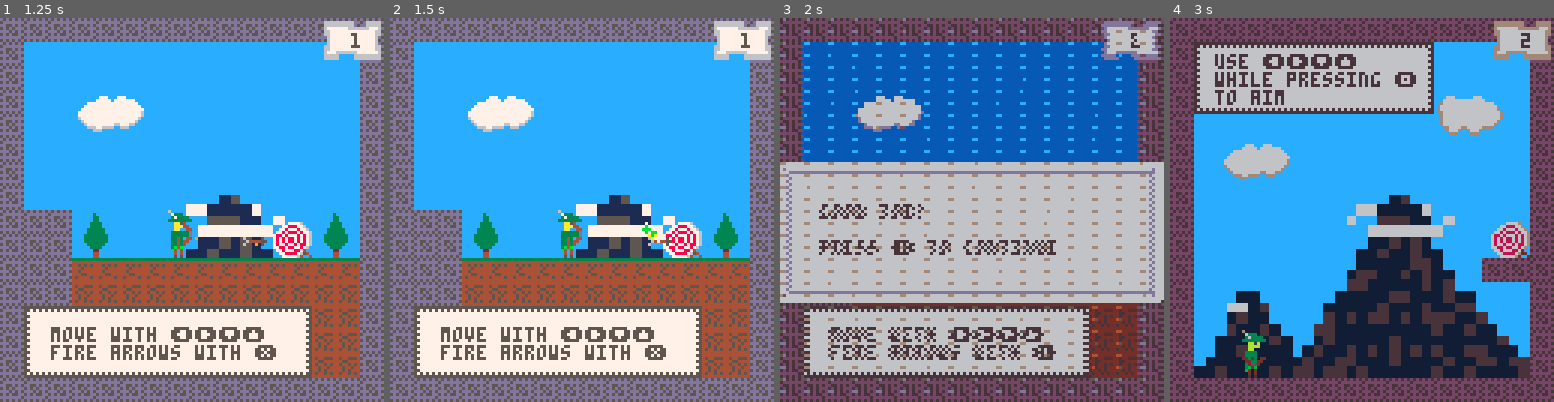
Above: before the commit, frames 1-4 (left to right).
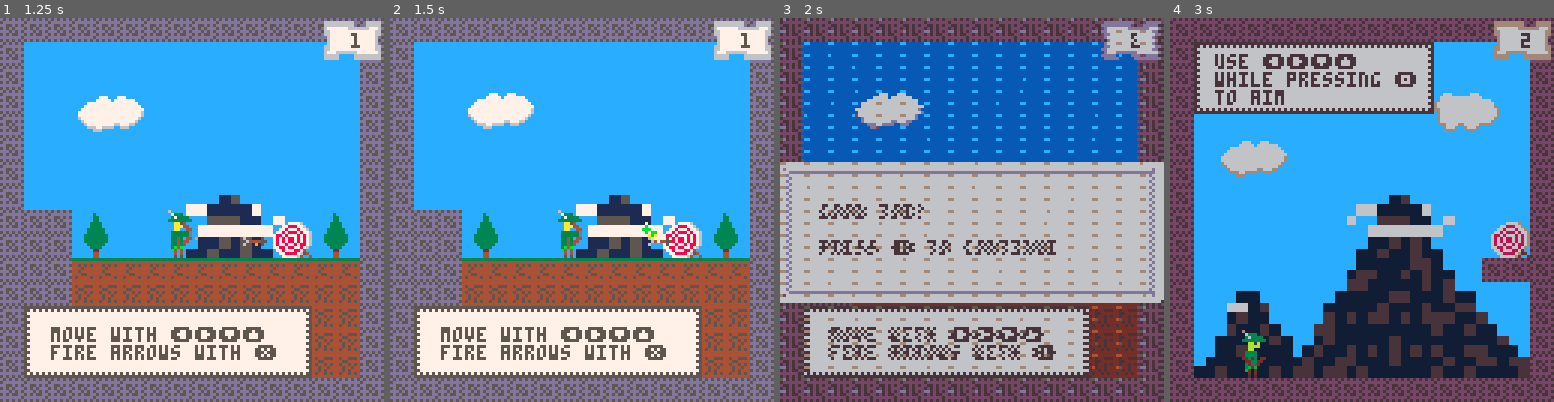
Above: after the commit, the same moments.

Repository: tupini07/games
Game: PICO-8 cartridge marksman-p/marksman.p8
The game is run twice, just before and just after one commit, with the same random seed, the same clock (stepped at 60 frames per second) and the same inputs.
Inputs:
- Up to frame 1 (1.25 s): tap X (X key) at 0.33, 1.07 s; tap O (Z key) at 0.7 s
- Up to frame 2 (1.5 s): no input
- Up to frame 3 (2 s): hold Right from 1.6 s (still down); tap O (Z key) at 1.7 s; tap X (X key) at 1.85 s
- Up to frame 4 (3 s): release Right at 2.1 s; tap O (Z key) at 2.1, 2.5, 2.9 s; hold Up 2.15-2.42 s; hold Right from 2.47 s (still down); tap X (X key) at 2.97 s

Frame 1 is identical in both runs. In frame 2, 0.4% of the frame differs, in the area x 20-38%, y 19-30%; in frame 3, 0.4%; in frame 4, 0.9%, in the area x 13-87%, y 19-43%.

Commit message:
animated clouds

Diff:
--- a/marksman-p/marksman.p8
+++ b/marksman-p/marksman.p8
@@ -102,6 +102,7 @@
     banner_countdown = 10
     spring.init()
     spikes.init()
+    decorations.init()
     map.replace_entities(SAVE_DATA.current_level)
     camera_utils.focus_section(SAVE_DATA.current_level)
     player.reset_for_new_level()
@@ -156,7 +157,7 @@
 end
 
 local function level_win_draw()
-    local lvl_cords = map.get_game_space_coords_for_current_lvl()
+    local lvl_cords = camera_utils.get_game_space_coords_for_current_lvl()
 
     local banner_x1 = lvl_cords.x
     local banner_y1 = lvl_cords.y + 48
@@ -183,7 +184,7 @@
 end
 
 local function level_lost_draw()
-    local lvl_cords = map.get_game_space_coords_for_current_lvl()
+    local lvl_cords = camera_utils.get_game_space_coords_for_current_lvl()
 
     local banner_x1 = lvl_cords.x
     local banner_y1 = lvl_cords.y + 48
@@ -197,7 +198,7 @@
 end
 
 local function draw_current_lvl()
-    local game_space = map.get_game_space_coords_for_current_lvl()
+    local game_space = camera_utils.get_game_space_coords_for_current_lvl()
 
     local base_x = (game_space.x + 128) - 20
     local base_y = game_space.y + 1
@@ -218,6 +219,7 @@
 
 local function update()
     particles.update()
+    decorations.update()
     if not level_done then
         player.update()
         arrow.update_all()
@@ -230,7 +232,7 @@
 local function draw()
     cls(12)
 
-    decorations.draw_background()
+    decorations.draw()
     map.draw_level_decorations()
     level_text.draw_current_level_text()
     bullseye.draw()
@@ -264,33 +266,10 @@
 local bullseye = require("entities/bullseye")
 local spring = require("entities/spring")
 local spikes = require("entities/spikes")
+local decorations = require("managers/decorations")
+local camera = require("src/camera")
 
 local sprite_flags = {solid = 0, bullseye = 1, level_text_container = 2}
-
---- @return Vector
-local function level_to_map_coords(level_num)
-    -- first we get 0 indexed coordinates for the "block" which
-    -- is the level
-
-    local cell_idx = level_num - 1
-    -- 4 rows of levels in map
-    local mapy = flr(cell_idx / 8)
-
-    --  8 levels per row
-    local mapx = cell_idx % 8
-
-    local mx = max(0, (mapx * 16))
-    local my = max(0, (mapy * 16))
-
-    return {x = mx, y = my}
-end
-
---- @return Vector
-local function get_game_space_coords_for_current_lvl()
-    local lvl_map_coords = level_to_map_coords(SAVE_DATA.current_level)
-
-    return {x = lvl_map_coords.x * 8, y = lvl_map_coords.y * 8}
-end
 
 local function cell_has_flag(flag, x, y) return fget(mget(x, y), flag) end
 
@@ -306,8 +285,8 @@
 
 local map = {
     draw_level_decorations = function()
-        local lvl_map_cords = level_to_map_coords(SAVE_DATA.current_level)
-        local game_cords = get_game_space_coords_for_current_lvl()
+        local lvl_map_cords = camera.level_to_map_coords(SAVE_DATA.current_level)
+        local game_cords = camera.get_game_space_coords_for_current_lvl()
         -- draw level text
         map(lvl_map_cords.x, lvl_map_cords.y, game_cords.x, game_cords.y, 16,
             16, 0x4)
@@ -316,8 +295,8 @@
             16, 0x0)
     end,
     draw = function()
-        local lvl_map_cords = level_to_map_coords(SAVE_DATA.current_level)
-        local game_cords = get_game_space_coords_for_current_lvl()
+        local lvl_map_cords = camera.level_to_map_coords(SAVE_DATA.current_level)
+        local game_cords = camera.get_game_space_coords_for_current_lvl()
         map(lvl_map_cords.x, lvl_map_cords.y, game_cords.x, game_cords.y, 16, 16, 0B11)
     end,
     sprite_flags = sprite_flags,
@@ -326,7 +305,7 @@
     level_to_map_coords = level_to_map_coords,
     get_game_space_coords_for_current_lvl = get_game_space_coords_for_current_lvl,
     replace_entities = function(current_level)
-        local level_block_coords = level_to_map_coords(current_level)
+        local level_block_coords = camera.level_to_map_coords(current_level)
 
         local level_x2 = level_block_coords.x + 16
         local level_y2 = level_block_coords.y + 16
@@ -363,6 +342,8 @@
                 elseif sprt == 44 then
                     spring.replace_in_map(x, y, spring.orientations.left)
                 end
+
+                decorations.replace_in_map(x, y, sprt)
             end
         end
     end
@@ -657,10 +638,143 @@
     draw = function() foreach(SPIKES, draw_spike) end
 }
 end
+package._c["managers/decorations"]=function()
+local camera = require("src/camera")
+
+local types = {cloud1 = 1, cloud2 = 2}
+local decoration_entities = {}
+local decoration_coroutines = {}
+
+local function check_cloud_sprites(mapx, mapy, top_left_sprite)
+    local tl = top_left_sprite
+    local tc = tl + 1
+    local tr = tc + 1
+    local bl = tl + 16
+    local bc = bl + 1
+    local br = bc + 1
+
+    return mget(mapx, mapy) == tl and mget(mapx + 1, mapy) == tc and
+               mget(mapx + 2, mapy) == tr and mget(mapx, mapy + 1) == bl and
+               mget(mapx + 1, mapy + 1) == bc and mget(mapx + 2, mapy + 1) == br
+end
+
+local function create_cloud_entity(mapx, mapy, cloud_type)
+    mset(mapx, mapy, 0)
+    mset(mapx + 1, mapy, 0)
+    mset(mapx + 2, mapy, 0)
+    mset(mapx, mapy + 1, 0)
+    mset(mapx + 1, mapy + 1, 0)
+    mset(mapx + 2, mapy + 1, 0)
+
+    local c = {x = mapx * 8, y = mapy * 8, type = cloud_type}
+
+    add(decoration_coroutines, cocreate(function()
+        local has_moved = false
+        local last_x_move = 0
+        local last_y_move = 0
+        local frames_to_wait = 34 + flr(rnd(10))
+        while true do
+            ::top_loop::
+            while GLOBAL_TIMER % frames_to_wait ~= 0 do yield() end
+
+            if has_moved then
+                c.x = c.x - last_x_move
+                c.y = c.y - last_y_move
+                has_moved = false
+                goto top_loop
+            end
+
+            last_x_move = flr(rnd(2)) - 1
+            last_y_move = flr(rnd(2)) - 1
+
+            c.x = c.x + last_x_move
+            c.y = c.y + last_y_move
+            has_moved = true
+
+            yield()
+        end
+    end))
+
+    function c:update() end
+
+    function c:draw()
+        if self.type == types.cloud1 then
+            sspr(72, 32, 24, 16, self.x, self.y)
+        else
+            sspr(96, 32, 24, 16, self.x, self.y)
+        end
+    end
+
+    add(decoration_entities, c)
+end
+
+local function replace_in_map(mapx, mapy, sprtn)
+    if check_cloud_sprites(mapx, mapy, 73) then
+        create_cloud_entity(mapx, mapy, types.cloud1)
+    end
+
+    if check_cloud_sprites(mapx, mapy, 76) then
+        create_cloud_entity(mapx, mapy, types.cloud2)
+    end
+end
+
+local function draw()
+    local lvl_cords = camera.get_game_space_coords_for_current_lvl()
+
+    sspr(0, 32, 31, 31, lvl_cords.x + 8, lvl_cords.y + 8, 112, 112)
+
+    for e in all(decoration_entities) do e:draw() end
+end
+
+local function update()
+    for e in all(decoration_entities) do e:update() end
+
+    for c in all(decoration_coroutines) do
+        local status = costatus(c)
+        if status == "suspended" then
+            coresume(c)
+        elseif status == "dead" then
+            del(decoration_coroutines, c)
+        end
+    end
+end
+
+return {
+    init = function() decoration_entities = {} end,
+    update = update,
+    draw = draw,
+    replace_in_map = replace_in_map
+}
+end
 package._c["src/camera"]=function()
-local map = require("src/map")
+--- @return Vector
+local function level_to_map_coords(level_num)
+    -- first we get 0 indexed coordinates for the "block" which
+    -- is the level
+
+    local cell_idx = level_num - 1
+    -- 4 rows of levels in map
+    local mapy = flr(cell_idx / 8)
+
+    --  8 levels per row
+    local mapx = cell_idx % 8
+
+    local mx = max(0, (mapx * 16))
+    local my = max(0, (mapy * 16))
+
+    return {x = mx, y = my}
+end
+
+--- @return Vector
+local function get_game_space_coords_for_current_lvl()
+    local lvl_map_coords = level_to_map_coords(SAVE_DATA.current_level)
+
+    return {x = lvl_map_coords.x * 8, y = lvl_map_coords.y * 8}
+end
 
 return {
+    level_to_map_coords = level_to_map_coords,
+    get_game_space_coords_for_current_lvl = get_game_space_coords_for_current_lvl,
     camera_center = function(x, y, map_tiles_width, map_tiles_height)
         local cam_x = x - 60
         local cam_y = y - 60
@@ -671,7 +785,7 @@
         camera(cam_x, cam_y)
     end,
     focus_section = function(current_level)
-        local lvl_cords = map.get_game_space_coords_for_current_lvl()
+        local lvl_cords = get_game_space_coords_for_current_lvl()
 
         camera(lvl_cords.x, lvl_cords.y)
     end
@@ -1343,141 +1457,12 @@
     draw = function() for p in all(PARTICLES) do p:draw() end end
 }
 end
-package._c["managers/decorations"]=function()
-local map = require("map")
-
-local types = {cloud1 = 1, cloud2 = 2}
-
-local function replace_in_map() end
-
-local function draw_background()
-    local lvl_cords = map.get_game_space_coords_for_current_lvl()
-
-    sspr(0, 32, 31, 31, lvl_cords.x + 8, lvl_cords.y + 8, 112, 112)
-end
-
-return {
-    draw_background = draw_background,
-    replace_in_map = replace_in_map,
-    types = types
-}
-end
-package._c["map"]=function()
-local bullseye = require("entities/bullseye")
-local spring = require("entities/spring")
-local spikes = require("entities/spikes")
-
-local sprite_flags = {solid = 0, bullseye = 1, level_text_container = 2}
-
---- @return Vector
-local function level_to_map_coords(level_num)
-    -- first we get 0 indexed coordinates for the "block" which
-    -- is the level
-
-    local cell_idx = level_num - 1
-    -- 4 rows of levels in map
-    local mapy = flr(cell_idx / 8)
-
-    --  8 levels per row
-    local mapx = cell_idx % 8
-
-    local mx = max(0, (mapx * 16))
-    local my = max(0, (mapy * 16))
-
-    return {x = mx, y = my}
-end
-
---- @return Vector
-local function get_game_space_coords_for_current_lvl()
-    local lvl_map_coords = level_to_map_coords(SAVE_DATA.current_level)
-
-    return {x = lvl_map_coords.x * 8, y = lvl_map_coords.y * 8}
-end
-
-local function cell_has_flag(flag, x, y) return fget(mget(x, y), flag) end
-
-local function is_solid(x, y)
-    return cell_has_flag(sprite_flags.solid, flr(x / 8), flr(y / 8))
-end
-
-local function is_solid_area(x, y, w, h)
-    return is_solid(x, y) or is_solid(x + w, y) or is_solid(x, y + h) or
-               is_solid(x + w, y + h) or is_solid(x, y + h / 2) or
-               is_solid(x + w, y + h / 2)
-end
-
-local map = {
-    draw_level_decorations = function()
-        local lvl_map_cords = level_to_map_coords(SAVE_DATA.current_level)
-        local game_cords = get_game_space_coords_for_current_lvl()
-        -- draw level text
-        map(lvl_map_cords.x, lvl_map_cords.y, game_cords.x, game_cords.y, 16,
-            16, 0x4)
-        -- draw sprites without flags
-        map(lvl_map_cords.x, lvl_map_cords.y, game_cords.x, game_cords.y, 16,
-            16, 0x0)
-    end,
-    draw = function()
-        local lvl_map_cords = level_to_map_coords(SAVE_DATA.current_level)
-        local game_cords = get_game_space_coords_for_current_lvl()
-        map(lvl_map_cords.x, lvl_map_cords.y, game_cords.x, game_cords.y, 16, 16, 0B11)
-    end,
-    sprite_flags = sprite_flags,
-    cell_has_flag = cell_has_flag,
-    is_solid_area = is_solid_area,
-    level_to_map_coords = level_to_map_coords,
-    get_game_space_coords_for_current_lvl = get_game_space_coords_for_current_lvl,
-    replace_entities = function(current_level)
-        local level_block_coords = level_to_map_coords(current_level)
-
-        local level_x2 = level_block_coords.x + 16
-        local level_y2 = level_block_coords.y + 16
-
-        for x = level_block_coords.x, level_x2 do
-            for y = level_block_coords.y, level_y2 do
-                local sprt = mget(x, y)
-                if sprt == 3 then
-                    mset(x, y, 0)
-                    PLAYER.x = x * 8
-                    PLAYER.y = y * 8
-                    PLAYER_ORIGINAL_POS_IN_LVL.x = x * 8
-                    PLAYER_ORIGINAL_POS_IN_LVL.y = y * 8
-                end
-
-                if sprt == 57 then
-                    bullseye.replace_in_map(x, y, bullseye.orientation.left)
-                elseif sprt == 58 then
-                    bullseye.replace_in_map(x, y, bullseye.orientation.right)
-                end
-
-                if sprt == 13 then
-                    spikes.replace_in_map(x, y, spikes.orientations.down)
-                elseif sprt == 14 then
-                    spikes.replace_in_map(x, y, spikes.orientations.up)
-                end
-
-                if sprt == 37 then
-                    spring.replace_in_map(x, y, spring.orientations.top)
-                elseif sprt == 40 then
-                    spring.replace_in_map(x, y, spring.orientations.right)
-                elseif sprt == 43 then
-                    spring.replace_in_map(x, y, spring.orientations.bottom)
-                elseif sprt == 44 then
-                    spring.replace_in_map(x, y, spring.orientations.left)
-                end
-            end
-        end
-    end
-}
-
-return map
-end
 package._c["managers/level_text"]=function()
-local map = require("src/map")
+local camera = require("src/camera")
 
 return {
     draw_current_level_text = function()
-        local lvl_pos = map.get_game_space_coords_for_current_lvl()
+        local lvl_pos = camera.get_game_space_coords_for_current_lvl()
         if SAVE_DATA.current_level == 1 then
             print("move with ⬅️➡️⬇️⬆️", 17, 103, 5)
             print("fire arrows with ❎")
--- a/marksman-p/src/camera.lua
+++ b/marksman-p/src/camera.lua
@@ -1,6 +1,31 @@
-local map = require("src/map")
+--- @return Vector
+local function level_to_map_coords(level_num)
+    -- first we get 0 indexed coordinates for the "block" which
+    -- is the level
+
+    local cell_idx = level_num - 1
+    -- 4 rows of levels in map
+    local mapy = flr(cell_idx / 8)
+
+    --  8 levels per row
+    local mapx = cell_idx % 8
+
+    local mx = max(0, (mapx * 16))
+    local my = max(0, (mapy * 16))
+
+    return {x = mx, y = my}
+end
+
+--- @return Vector
+local function get_game_space_coords_for_current_lvl()
+    local lvl_map_coords = level_to_map_coords(SAVE_DATA.current_level)
+
+    return {x = lvl_map_coords.x * 8, y = lvl_map_coords.y * 8}
+end
 
 return {
+    level_to_map_coords = level_to_map_coords,
+    get_game_space_coords_for_current_lvl = get_game_space_coords_for_current_lvl,
     camera_center = function(x, y, map_tiles_width, map_tiles_height)
         local cam_x = x - 60
         local cam_y = y - 60
@@ -11,7 +36,7 @@
         camera(cam_x, cam_y)
     end,
     focus_section = function(current_level)
-        local lvl_cords = map.get_game_space_coords_for_current_lvl()
+        local lvl_cords = get_game_space_coords_for_current_lvl()
 
         camera(lvl_cords.x, lvl_cords.y)
     end
--- a/marksman-p/src/managers/decorations.lua
+++ b/marksman-p/src/managers/decorations.lua
@@ -1,17 +1,106 @@
-local map = require("map")
+local camera = require("src/camera")
 
 local types = {cloud1 = 1, cloud2 = 2}
+local decoration_entities = {}
+local decoration_coroutines = {}
 
-local function replace_in_map() end
+local function check_cloud_sprites(mapx, mapy, top_left_sprite)
+    local tl = top_left_sprite
+    local tc = tl + 1
+    local tr = tc + 1
+    local bl = tl + 16
+    local bc = bl + 1
+    local br = bc + 1
 
-local function draw_background()
-    local lvl_cords = map.get_game_space_coords_for_current_lvl()
+    return mget(mapx, mapy) == tl and mget(mapx + 1, mapy) == tc and
+               mget(mapx + 2, mapy) == tr and mget(mapx, mapy + 1) == bl and
+               mget(mapx + 1, mapy + 1) == bc and mget(mapx + 2, mapy + 1) == br
+end
+
+local function create_cloud_entity(mapx, mapy, cloud_type)
+    mset(mapx, mapy, 0)
+    mset(mapx + 1, mapy, 0)
+    mset(mapx + 2, mapy, 0)
+    mset(mapx, mapy + 1, 0)
+    mset(mapx + 1, mapy + 1, 0)
+    mset(mapx + 2, mapy + 1, 0)
+
+    local c = {x = mapx * 8, y = mapy * 8, type = cloud_type}
+
+    add(decoration_coroutines, cocreate(function()
+        local has_moved = false
+        local last_x_move = 0
+        local last_y_move = 0
+        local frames_to_wait = 34 + flr(rnd(10))
+        while true do
+            ::top_loop::
+            while GLOBAL_TIMER % frames_to_wait ~= 0 do yield() end
+
+            if has_moved then
+                c.x = c.x - last_x_move
+                c.y = c.y - last_y_move
+                has_moved = false
+                goto top_loop
+            end
+
+            last_x_move = flr(rnd(2)) - 1
+            last_y_move = flr(rnd(2)) - 1
+
+            c.x = c.x + last_x_move
+            c.y = c.y + last_y_move
+            has_moved = true
+
+            yield()
+        end
+    end))
+
+    function c:update() end
+
+    function c:draw()
+        if self.type == types.cloud1 then
+            sspr(72, 32, 24, 16, self.x, self.y)
+        else
+            sspr(96, 32, 24, 16, self.x, self.y)
+        end
+    end
+
+    add(decoration_entities, c)
+end
+
+local function replace_in_map(mapx, mapy, sprtn)
+    if check_cloud_sprites(mapx, mapy, 73) then
+        create_cloud_entity(mapx, mapy, types.cloud1)
+    end
+
+    if check_cloud_sprites(mapx, mapy, 76) then
+        create_cloud_entity(mapx, mapy, types.cloud2)
+    end
+end
+
+local function draw()
+    local lvl_cords = camera.get_game_space_coords_for_current_lvl()
 
     sspr(0, 32, 31, 31, lvl_cords.x + 8, lvl_cords.y + 8, 112, 112)
+
+    for e in all(decoration_entities) do e:draw() end
+end
+
+local function update()
+    for e in all(decoration_entities) do e:update() end
+
+    for c in all(decoration_coroutines) do
+        local status = costatus(c)
+        if status == "suspended" then
+            coresume(c)
+        elseif status == "dead" then
+            del(decoration_coroutines, c)
+        end
+    end
 end
 
 return {
-    draw_background = draw_background,
-    replace_in_map = replace_in_map,
-    types = types
+    init = function() decoration_entities = {} end,
+    update = update,
+    draw = draw,
+    replace_in_map = replace_in_map
 }
--- a/marksman-p/src/managers/level_text.lua
+++ b/marksman-p/src/managers/level_text.lua
@@ -1,8 +1,8 @@
-local map = require("src/map")
+local camera = require("src/camera")
 
 return {
     draw_current_level_text = function()
-        local lvl_pos = map.get_game_space_coords_for_current_lvl()
+        local lvl_pos = camera.get_game_space_coords_for_current_lvl()
         if SAVE_DATA.current_level == 1 then
             print("move with ⬅️➡️⬇️⬆️", 17, 103, 5)
             print("fire arrows with ❎")
--- a/marksman-p/src/map.lua
+++ b/marksman-p/src/map.lua
@@ -1,33 +1,10 @@
 local bullseye = require("entities/bullseye")
 local spring = require("entities/spring")
 local spikes = require("entities/spikes")
+local decorations = require("managers/decorations")
+local camera = require("src/camera")
 
 local sprite_flags = {solid = 0, bullseye = 1, level_text_container = 2}
-
---- @return Vector
-local function level_to_map_coords(level_num)
-    -- first we get 0 indexed coordinates for the "block" which
-    -- is the level
-
-    local cell_idx = level_num - 1
-    -- 4 rows of levels in map
-    local mapy = flr(cell_idx / 8)
-
-    --  8 levels per row
-    local mapx = cell_idx % 8
-
-    local mx = max(0, (mapx * 16))
-    local my = max(0, (mapy * 16))
-
-    return {x = mx, y = my}
-end
-
---- @return Vector
-local function get_game_space_coords_for_current_lvl()
-    local lvl_map_coords = level_to_map_coords(SAVE_DATA.current_level)
-
-    return {x = lvl_map_coords.x * 8, y = lvl_map_coords.y * 8}
-end
 
 local function cell_has_flag(flag, x, y) return fget(mget(x, y), flag) end
 
@@ -43,8 +20,8 @@
 
 local map = {
     draw_level_decorations = function()
-        local lvl_map_cords = level_to_map_coords(SAVE_DATA.current_level)
-        local game_cords = get_game_space_coords_for_current_lvl()
+        local lvl_map_cords = camera.level_to_map_coords(SAVE_DATA.current_level)
+        local game_cords = camera.get_game_space_coords_for_current_lvl()
         -- draw level text
         map(lvl_map_cords.x, lvl_map_cords.y, game_cords.x, game_cords.y, 16,
             16, 0x4)
@@ -53,8 +30,8 @@
             16, 0x0)
     end,
     draw = function()
-        local lvl_map_cords = level_to_map_coords(SAVE_DATA.current_level)
-        local game_cords = get_game_space_coords_for_current_lvl()
+        local lvl_map_cords = camera.level_to_map_coords(SAVE_DATA.current_level)
+        local game_cords = camera.get_game_space_coords_for_current_lvl()
         map(lvl_map_cords.x, lvl_map_cords.y, game_cords.x, game_cords.y, 16, 16, 0B11)
     end,
     sprite_flags = sprite_flags,
@@ -63,7 +40,7 @@
     level_to_map_coords = level_to_map_coords,
     get_game_space_coords_for_current_lvl = get_game_space_coords_for_current_lvl,
     replace_entities = function(current_level)
-        local level_block_coords = level_to_map_coords(current_level)
+        local level_block_coords = camera.level_to_map_coords(current_level)
 
         local level_x2 = level_block_coords.x + 16
         local level_y2 = level_block_coords.y + 16
@@ -100,6 +77,8 @@
                 elseif sprt == 44 then
                     spring.replace_in_map(x, y, spring.orientations.left)
                 end
+
+                decorations.replace_in_map(x, y, sprt)
             end
         end
     end
--- a/marksman-p/src/states/game_state.lua
+++ b/marksman-p/src/states/game_state.lua
@@ -34,6 +34,7 @@
     banner_countdown = 10
     spring.init()
     spikes.init()
+    decorations.init()
     map.replace_entities(SAVE_DATA.current_level)
     camera_utils.focus_section(SAVE_DATA.current_level)
     player.reset_for_new_level()
@@ -88,7 +89,7 @@
 end
 
 local function level_win_draw()
-    local lvl_cords = map.get_game_space_coords_for_current_lvl()
+    local lvl_cords = camera_utils.get_game_space_coords_for_current_lvl()
 
     local banner_x1 = lvl_cords.x
     local banner_y1 = lvl_cords.y + 48
@@ -115,7 +116,7 @@
 end
 
 local function level_lost_draw()
-    local lvl_cords = map.get_game_space_coords_for_current_lvl()
+    local lvl_cords = camera_utils.get_game_space_coords_for_current_lvl()
 
     local banner_x1 = lvl_cords.x
     local banner_y1 = lvl_cords.y + 48
@@ -129,7 +130,7 @@
 end
 
 local function draw_current_lvl()
-    local game_space = map.get_game_space_coords_for_current_lvl()
+    local game_space = camera_utils.get_game_space_coords_for_current_lvl()
 
     local base_x = (game_space.x + 128) - 20
     local base_y = game_space.y + 1
@@ -150,6 +151,7 @@
 
 local function update()
     particles.update()
+    decorations.update()
     if not level_done then
         player.update()
         arrow.update_all()
@@ -162,7 +164,7 @@
 local function draw()
     cls(12)
 
-    decorations.draw_background()
+    decorations.draw()
     map.draw_level_decorations()
     level_text.draw_current_level_text()
     bullseye.draw()
